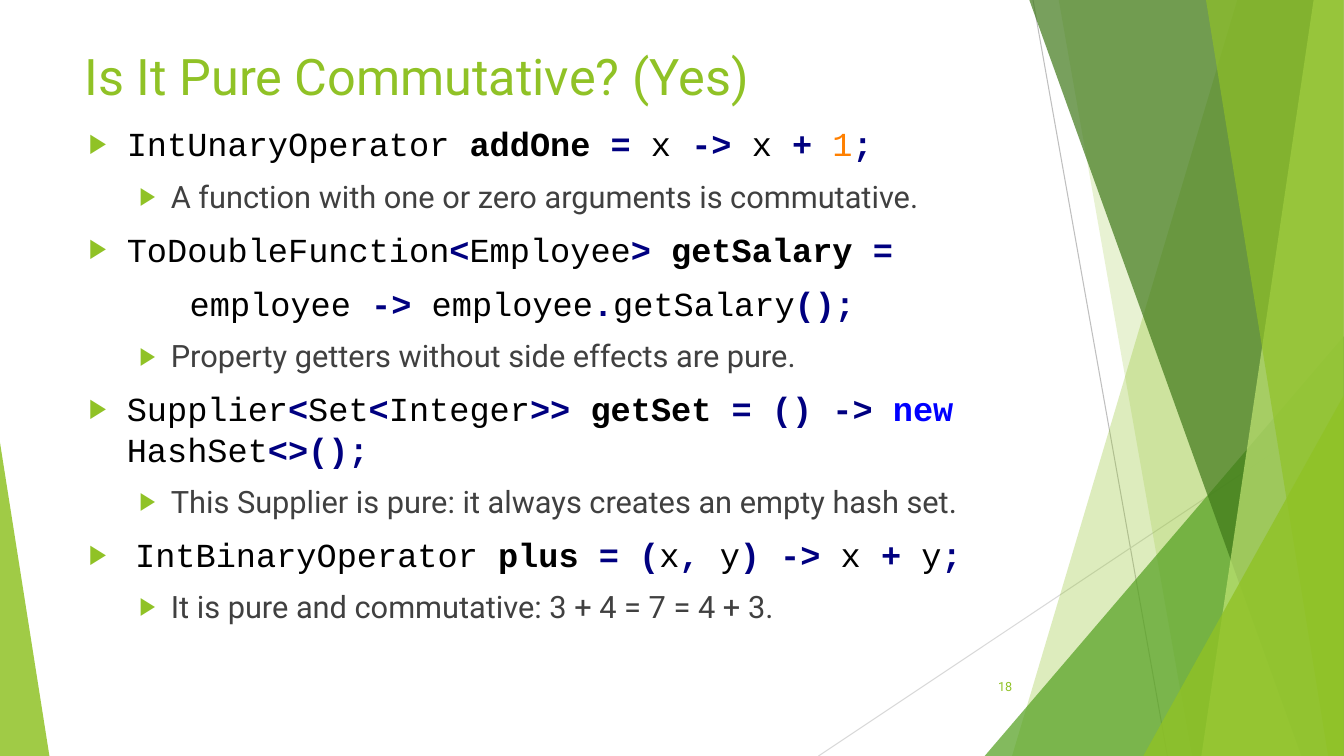
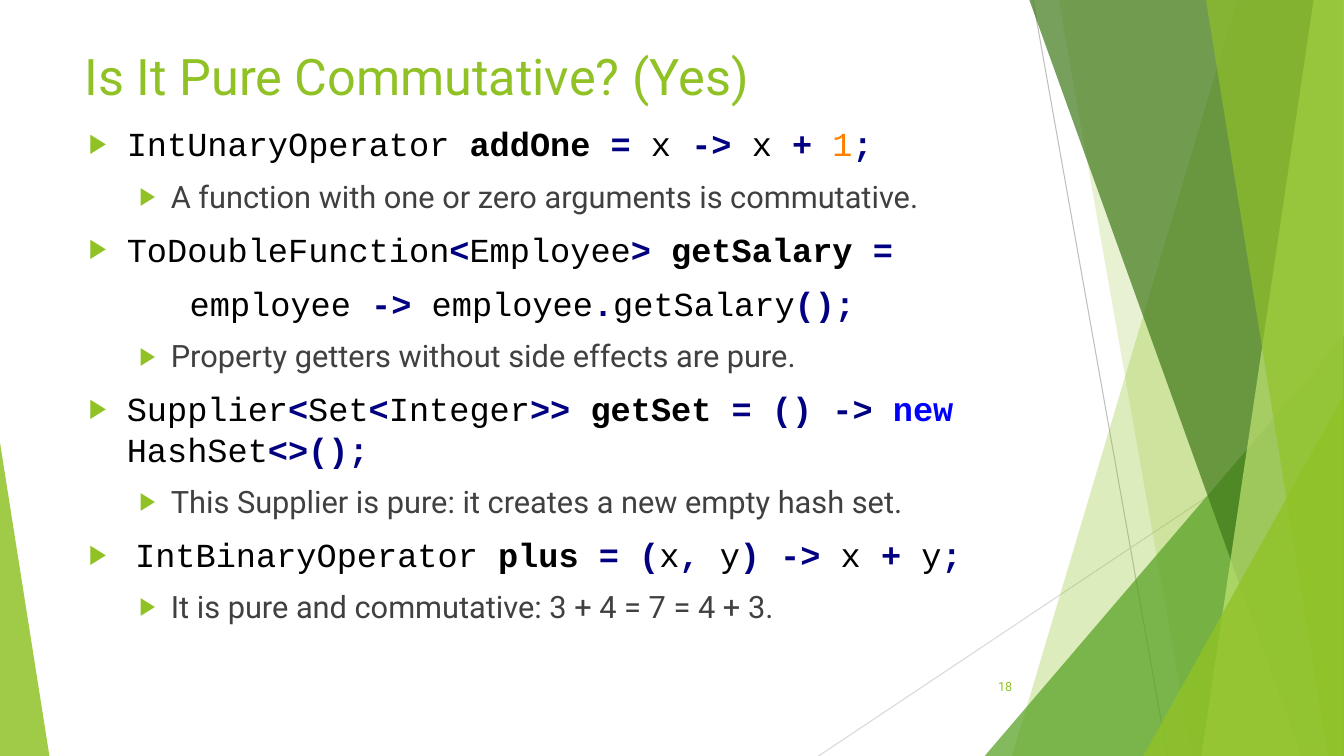
Before and after one commit to RichardRoda/2017-CodePaLOUsa-Lambda, a slide deck: slide 18 of Learning to Love the Lambda in the Stream.pptx. Drawn at 1344x756 pixels with LibreOffice and Linux fonts; fonts in the diff are those of the drawing. Boxes give left, top, right and bottom in pixels: in the first picture for what was removed or moved away, otherwise in the second. Text is boxed around its words. In the diff, an @@ line names an element or a change of style, - is before the commit and + after.

Commit message:
Require that pure functions either return a constant immutable value or a new value

```diff
--- a/Learning to Love the Lambda in the Stream.pptx
+++ b/Learning to Love the Lambda in the Stream.pptx
@@ text at <box>171,490,902,520</box>: text changed @@
-  ▶ This Supplier is pure: it always creates an empty hash set.
+  ▶ This Supplier is pure: it creates a new empty hash set.
```
Also in this commit, not shown: 2 other slides changed.
